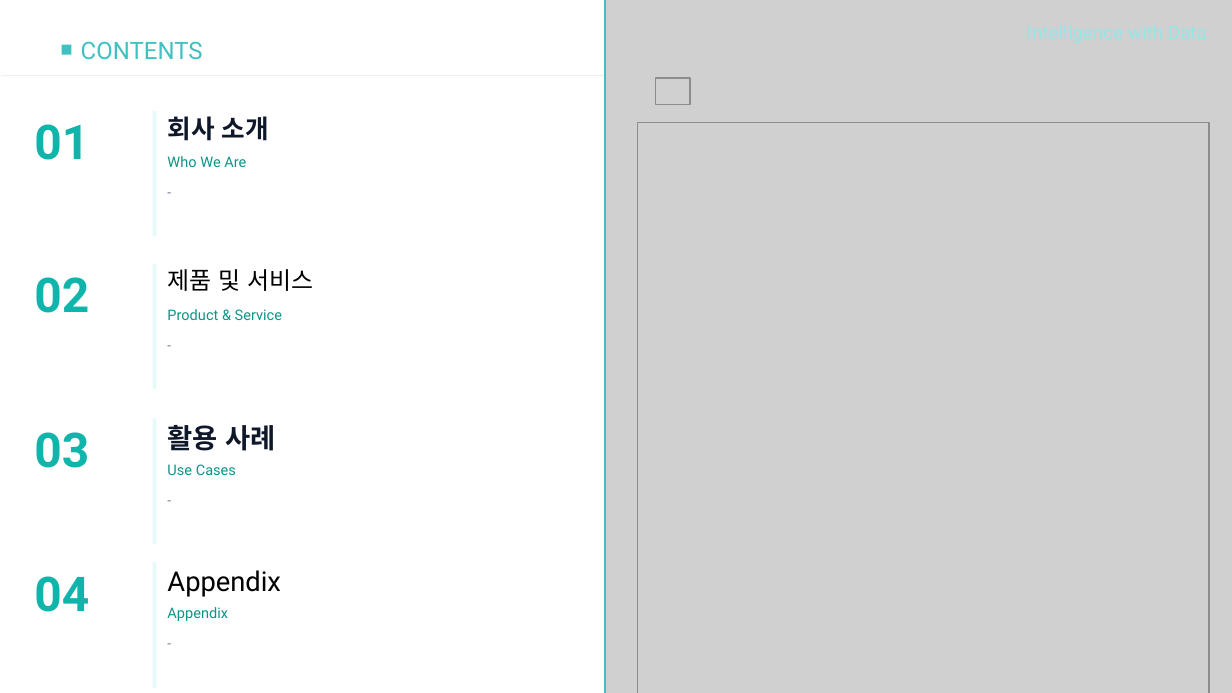
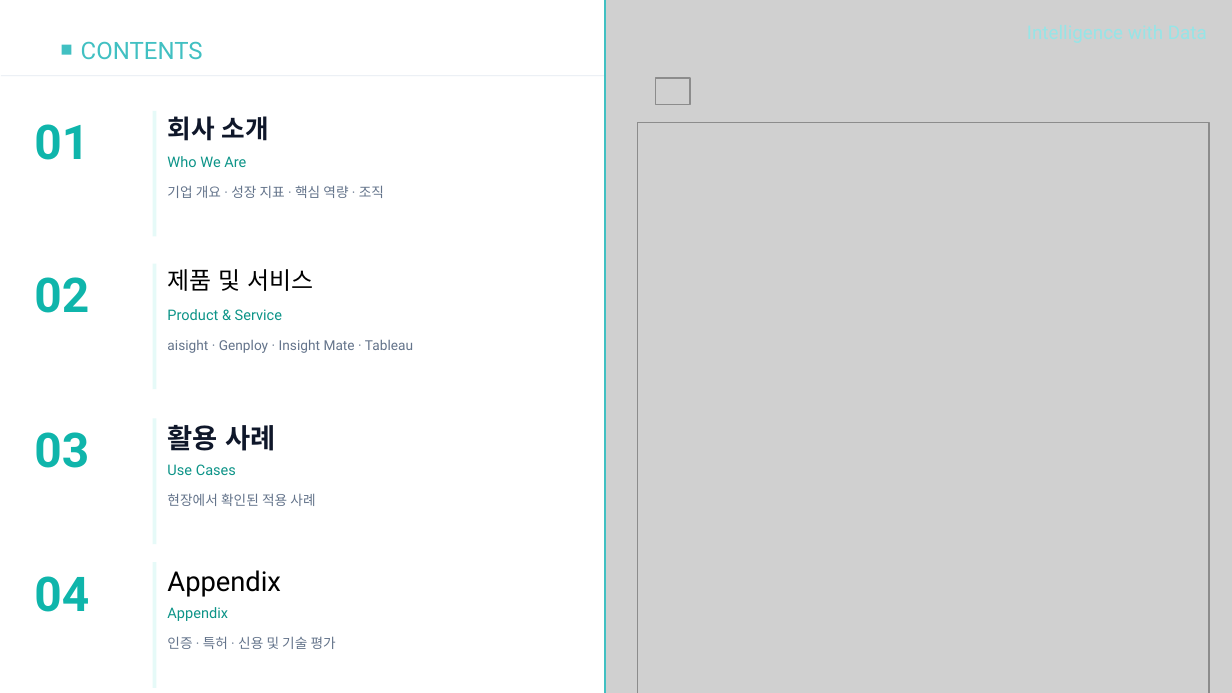
Before and after one commit to sellect-team/doc, a slide deck: slide 2 of docs/company/_source/company-intro-2026.pptx. Drawn at 1232x693 pixels with LibreOffice and Linux fonts; fonts in the diff are those of the drawing; grey boxes stand for pictures. Boxes give left, top, right and bottom in pixels: in the first picture for what was removed or moved away, otherwise in the second. Text is boxed around its words. In the diff, an @@ line names an element or a change of style, - is before the commit and + after.

```diff
--- a/docs/company/_source/company-intro-2026.pptx
+++ b/docs/company/_source/company-intro-2026.pptx
@@ text at (167, 185, 384, 198): text changed @@
--
+기업 개요 · 성장 지표 · 핵심 역량 · 조직
@@ text at (167, 339, 413, 353): text changed @@
--
+aisight · Genploy · Insight Mate · Tableau
@@ text at (167, 493, 315, 506): text changed @@
--
+현장에서 확인된 적용 사례
@@ text at (167, 636, 336, 649): text changed @@
--
+인증 · 특허 · 신용 및 기술 평가
```
Also in this commit, not shown: 1 other slide changed, 8 other files.
